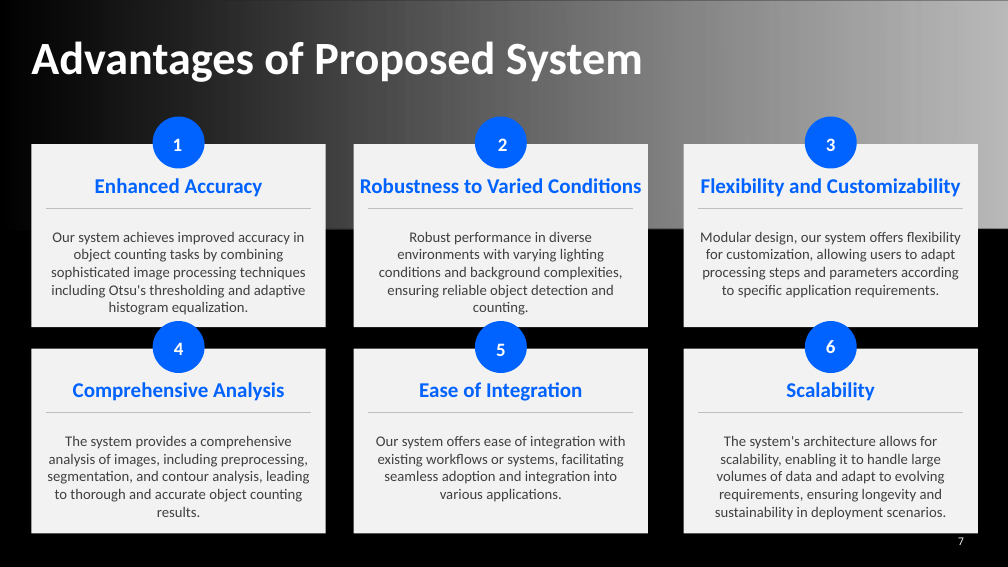
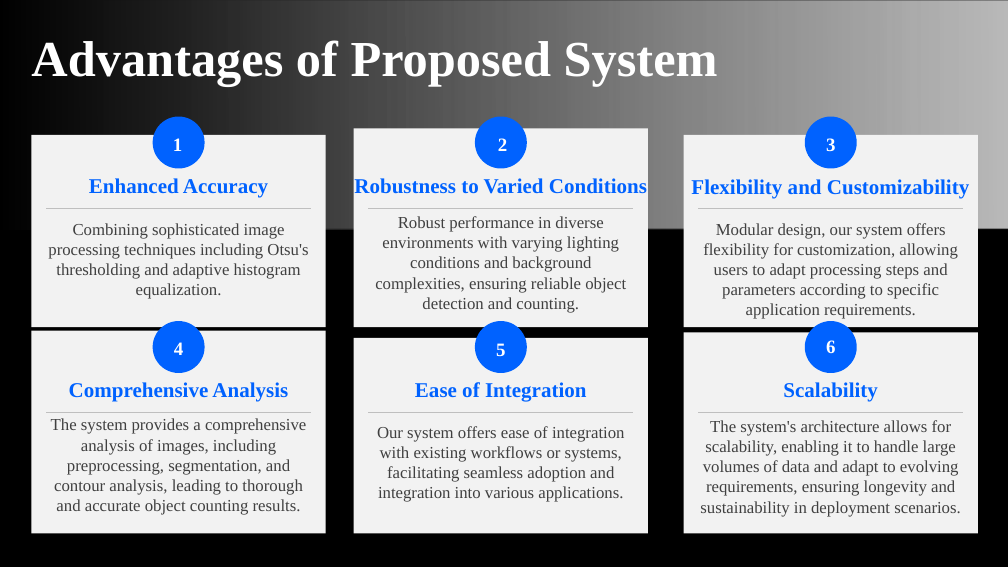
Before and after one commit to Chakrapani2122/Major-Project, a slide deck: slide 7 of Major Project.pptx. Drawn at 1008x567 pixels with LibreOffice and Linux fonts; fonts in the diff are those of the drawing; grey boxes stand for pictures. Boxes give left, top, right and bottom in pixels: in the first picture for what was removed or moved away, otherwise in the second. Text is boxed around its words. In the diff, an @@ line names an element or a change of style, - is before the commit and + after.

```diff
--- a/Major Project.pptx
+++ b/Major Project.pptx
@@ text "Advantages of Proposed System" at [31,40,718,86]: size 44 to 48 pt, font Calibri to Times New Roman @@
@@ rectangle "Combining sophisticated image processing techniques ...": place and size @@
-rectangle "Combining sophisticated image processing techniques ..." at [32,144,326,327]
+rectangle "Combining sophisticated image processing techniques ..." at [32,135,326,327]
@@ rectangle "Robust performance in diverse environments ...": place and size @@
-rectangle "Robust performance in diverse environments ..." at [354,144,648,327]
+rectangle "Robust performance in diverse environments ..." at [354,129,648,327]
@@ rectangle "Modular design, our system offers ...": place and size @@
-rectangle "Modular design, our system offers ..." at [684,144,978,327]
+rectangle "Modular design, our system offers ..." at [684,135,978,327]
@@ text "Flexibility and Customizability" at [691,179,969,199]: font Calibri to Times New Roman; alignment centre to left @@
@@ text in rectangle at [48,223,308,299]: text changed; size 14 to 16 pt; font Calibri to Times New Roman @@
-Our system achieves improved accuracy in object counting tasks by combining sophisticated image processing techniques including Otsu's thresholding and adaptive histogram equalization.
+Combining sophisticated image processing techniques including Otsu's thresholding and adaptive histogram equalization.
@@ size 14 to 16 pt, font Calibri to Times New Roman in 5 elements at [684,135,978,327], [354,338,648,534], [354,129,648,327], [684,333,978,534], [32,330,326,533] @@
@@ rectangle "The system provides a comprehensive ...": place and size @@
-rectangle "The system provides a comprehensive ..." at [32,349,326,533]
+rectangle "The system provides a comprehensive ..." at [32,330,326,533]
@@ rectangle "Our system offers ease of ...": place and size @@
-rectangle "Our system offers ease of ..." at [354,349,648,533]
+rectangle "Our system offers ease of ..." at [354,338,648,534]
@@ rectangle "The system's architecture allows for ...": place and size @@
-rectangle "The system's architecture allows for ..." at [684,349,978,533]
+rectangle "The system's architecture allows for ..." at [684,333,978,534]
@@ font Calibri to Times New Roman in 10 elements at [89,178,268,197], [354,178,647,194], [69,382,288,402], [415,382,587,402], [783,382,878,402], [498,138,507,151], [826,138,835,151], [174,342,183,355], [496,343,505,356], [826,340,835,353] @@
@@ page number removed at [958,537,964,545] @@
-7
```
Also in this commit, not shown: 10 other slides changed.
